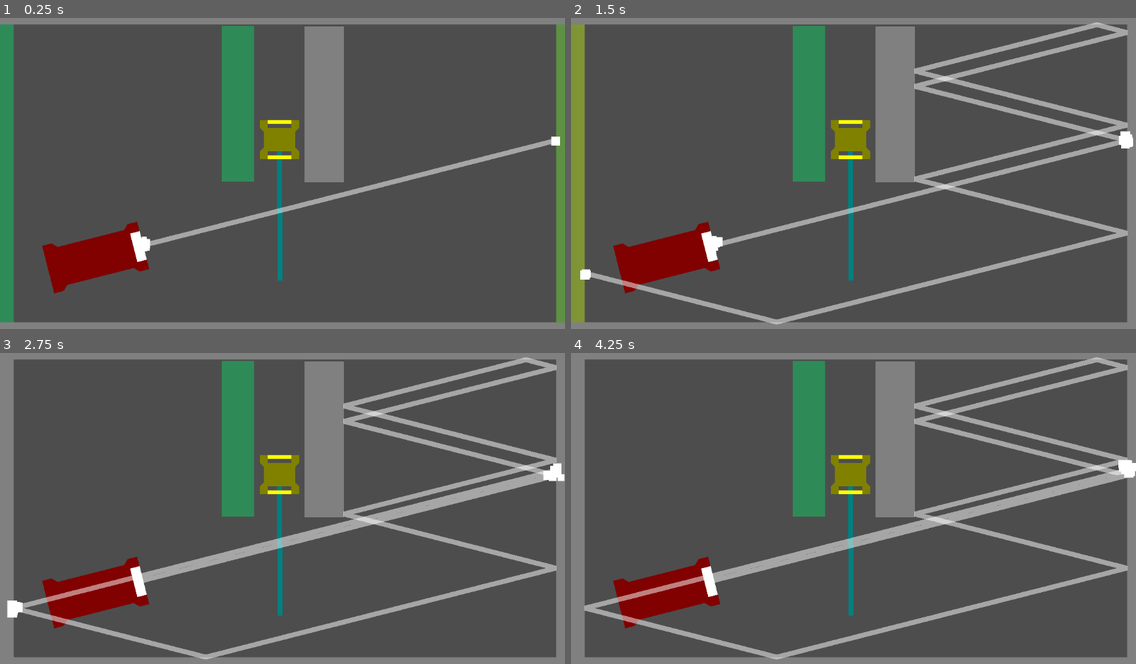
Above: before the commit, frames 1-4 (two rows, left to right).
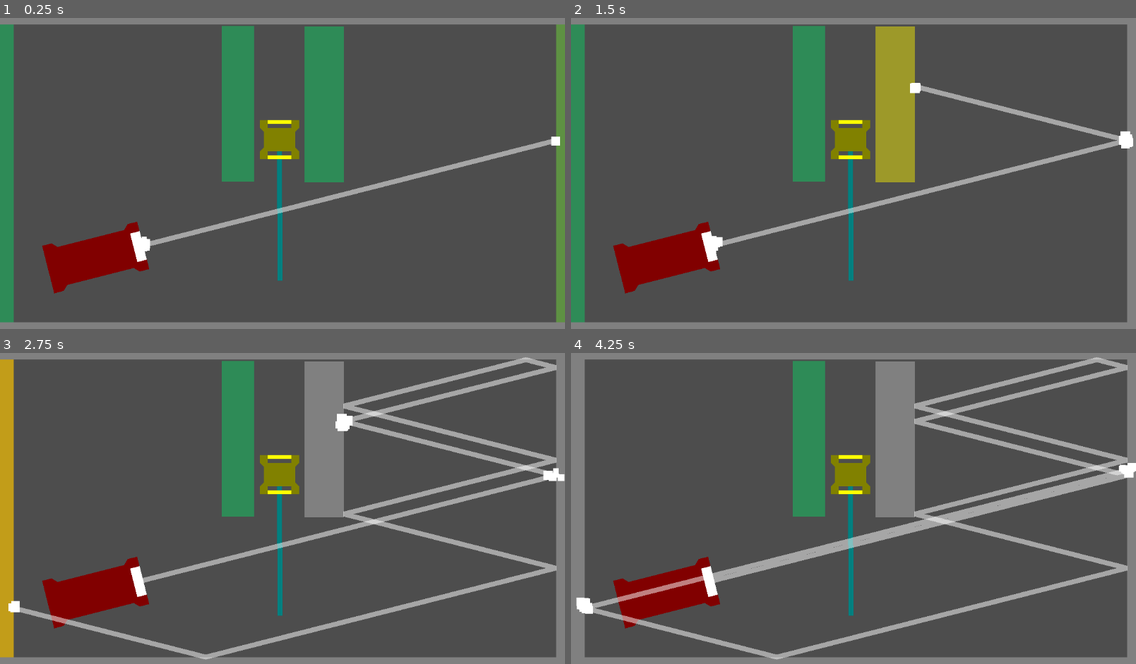
Above: after the commit, the same moments.

Repository: MousePotatoDoesStuff/Hello-Laser
Game: Godot game, scene res://Scenes/Levels/Level_02.tscn
The game is run twice, just before and just after one commit, with the same random seed, the same clock (stepped at 60 frames per second) and the same inputs. This scene is started directly instead of the project's main scene.
Inputs (mouse positions are in pixels of both pictures, inside the frame that each line leads up to):
- Up to frame 1 (0.25 s): no input
- Up to frame 2 (1.5 s): move the mouse to (977, 157) at 0.52 s; click (977, 157) at 0.67 s; move the mouse to (740, 189) at 1.27 s; click (740, 189) at 1.42 s
- Up to frame 3 (2.75 s): move the mouse to (339, 436) at 2.02 s; click (339, 436) at 2.17 s
- Up to frame 4 (4.25 s): move the mouse to (825, 570) at 2.77 s; click (825, 570) at 2.92 s; move the mouse to (1023, 555) at 3.52 s; click (1023, 555) at 3.67 s

The runs differ from the first frame. In frame 1, 3.5% of the frame differs, in the area x 53-61%, y 2-53%; in frame 2, 11%, in the area x 0-99%, y 1-99%; in frame 3, 4.1%; in frame 4, 0.2%.

Commit message:
transparency

Diff:
--- a/Scenes/Levels/Level_01.tscn
+++ b/Scenes/Levels/Level_01.tscn
@@ -25,42 +25,42 @@
 position = Vector2(-85, -73)
 scale = Vector2(3.28001, -15.9248)
 moss = true
-inert_color = Color(0, 0, 0, 1)
+fragile = null
 
 [node name="SquareWall" parent="." instance=ExtResource("3_h1u3b")]
 position = Vector2(493, 179)
 scale = Vector2(4.00001, -15.9248)
-inert_color = Color(0, 0, 0, 1)
+fragile = null
 
 [node name="SquareWall6" parent="." instance=ExtResource("3_h1u3b")]
 position = Vector2(661, 185)
 scale = Vector2(4.00001, -15.9248)
 inert = true
-inert_color = Color(0, 0, 0, 1)
+fragile = null
 
 [node name="SquareWall2" parent="." instance=ExtResource("3_h1u3b")]
 position = Vector2(3, 325)
 scale = Vector2(2.54546, -53.8343)
 moss = true
-inert_color = Color(0, 0, 0, 1)
+fragile = null
 
 [node name="SquareWall3" parent="." instance=ExtResource("3_h1u3b")]
 position = Vector2(1159, 337)
 scale = Vector2(2.54546, -53.8343)
 moss = true
-inert_color = Color(0, 0, 0, 1)
+fragile = null
 
 [node name="SquareWall4" parent="." instance=ExtResource("3_h1u3b")]
 position = Vector2(565, -3)
 rotation = 1.57079
 scale = Vector2(2.54546, -60.4343)
-inert_color = Color(0, 0, 0, 1)
+fragile = null
 
 [node name="SquareWall5" parent="." instance=ExtResource("3_h1u3b")]
 position = Vector2(603, 655)
 rotation = 1.57079
 scale = Vector2(2.54546, -60.4343)
-inert_color = Color(0, 0, 0, 1)
+fragile = null
 
 [node name="LaserEmitter" parent="." instance=ExtResource("4_yml4w")]
 position = Vector2(292, 473)
--- a/Scenes/Levels/Level_02.tscn
+++ b/Scenes/Levels/Level_02.tscn
@@ -15,32 +15,29 @@
 [node name="SquareWall6" parent="Slider" instance=ExtResource("3_lm33r")]
 position = Vector2(91, -72)
 scale = Vector2(4.00001, -15.9248)
+moss = true
 inert = false
-inert_color = Color(0, 0, 0, 1)
+fragile = false
 
 [node name="SquareWall2" parent="." instance=ExtResource("3_lm33r")]
 position = Vector2(3, 325)
 scale = Vector2(2.54546, -53.8343)
 moss = true
-inert_color = Color(0, 0, 0, 1)
 
 [node name="SquareWall3" parent="." instance=ExtResource("3_lm33r")]
 position = Vector2(1159, 337)
 scale = Vector2(2.54546, -53.8343)
 moss = true
-inert_color = Color(0, 0, 0, 1)
 
 [node name="SquareWall4" parent="." instance=ExtResource("3_lm33r")]
 position = Vector2(565, -3)
 rotation = 1.57079
 scale = Vector2(2.54546, -60.4343)
-inert_color = Color(0, 0, 0, 1)
 
 [node name="SquareWall5" parent="." instance=ExtResource("3_lm33r")]
 position = Vector2(603, 655)
 rotation = 1.57079
 scale = Vector2(2.54546, -60.4343)
-inert_color = Color(0, 0, 0, 1)
 
 [node name="LaserEmitter" parent="." instance=ExtResource("4_wqp1r")]
 position = Vector2(292, 473)
@@ -51,4 +48,3 @@
 position = Vector2(485, 184)
 scale = Vector2(3.28001, -15.9248)
 moss = true
-inert_color = Color(0, 0, 0, 1)
--- a/Scenes/Wall/square_wall.tscn
+++ b/Scenes/Wall/square_wall.tscn
@@ -7,6 +7,7 @@
 [node name="SquareWall" type="StaticBody2D"]
 script = ExtResource("1_iml16")
 inert = null
+fragile = null
 moss_color = Color(0.180392, 0.545098, 0.341176, 1)
 
 [node name="CollisionShape2D" type="CollisionShape2D" parent="."]
--- a/Scenes/Wall/wall.gd
+++ b/Scenes/Wall/wall.gd
@@ -1,10 +1,10 @@
-@tool
 extends StaticBody2D
 
 signal ObjectiveComplete
 
 @export var moss:bool=false
 @export var inert=false
+@export var fragile=false
 @export var fire:float=0.0
 @export var fire_start_time:float=1.0
 @export var fire_end_time:float=0.5
@@ -35,6 +35,8 @@
 			if fire<0.0:
 				fire=0.0
 				ObjectiveComplete.emit()
+				if fragile:
+					destroy()
 	isHit=false
 	var choice:Color=wall_color
 	if inert:
@@ -42,6 +44,8 @@
 	if moss:
 		choice=moss_color
 	$Appearance.color=choice.lerp(fire_color,fire)
+	if fragile and not moss and fire>0:
+		$Appearance.modulate.a=fire
 
 func fire_start(delta:float):
 	if fire<=0.0:
@@ -59,3 +63,6 @@
 	if moss:
 		fire+=0.001
 	return not (moss or inert)
+
+func destroy():
+	queue_free()
